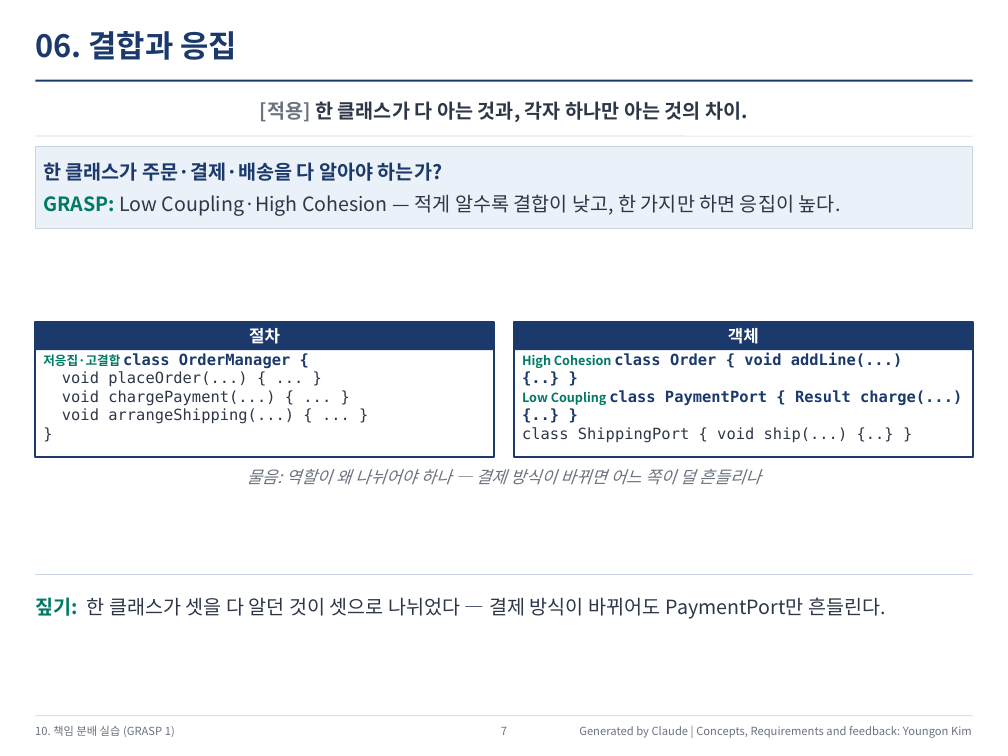
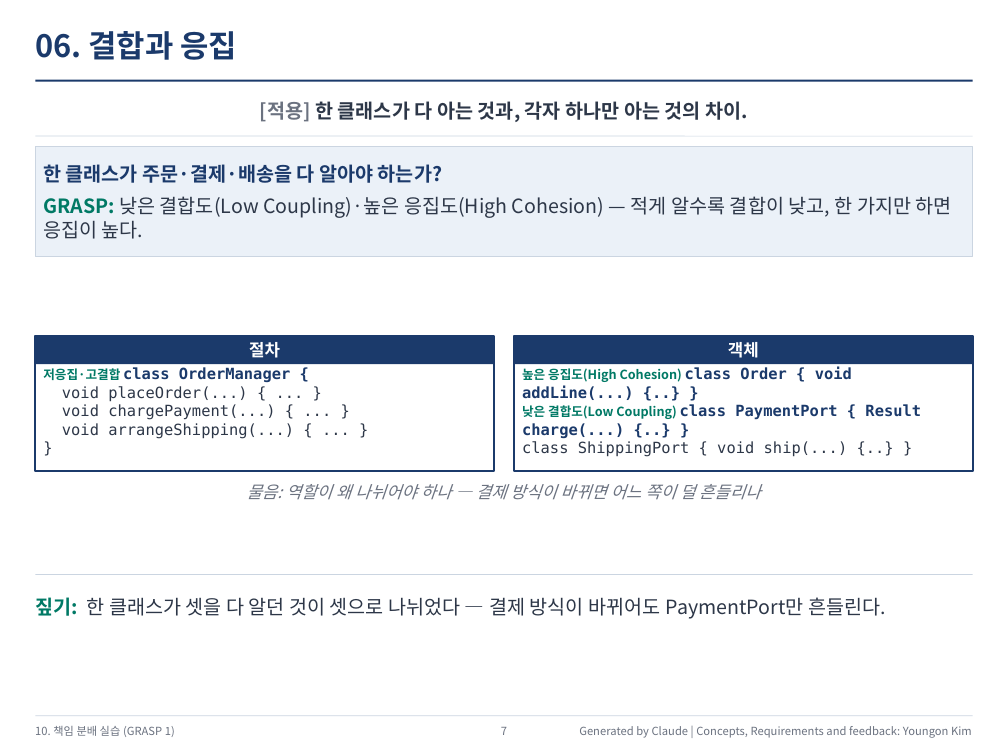
Before and after one commit to YoungSan77/TrainingMaterials, a slide deck: slide 7 of courses/ooad/out/Course_Session10_Output.pptx. Drawn at 1008x756 pixels with LibreOffice and Linux fonts; fonts in the diff are those of the drawing. Boxes give left, top, right and bottom in pixels: in the first picture for what was removed or moved away, otherwise in the second. Text is boxed around its words. In the diff, an @@ line names an element or a change of style, - is before the commit and + after.

```diff
--- a/courses/ooad/out/Course_Session10_Output.pptx
+++ b/courses/ooad/out/Course_Session10_Output.pptx
@@ rectangle "한 클래스가 주문·결제·배송을 다 알아야 ...": place and size @@
-rectangle "한 클래스가 주문·결제·배송을 다 알아야 ..." at (35,146,973,229)
+rectangle "한 클래스가 주문·결제·배송을 다 알아야 ..." at (35,146,973,257)
@@ text in rectangle at (43,196,952,239): text changed @@
-GRASP: Low Coupling·High Cohesion — 적게 알수록 결합이 낮고, 한 가지만 하면 응집이 높다.
+GRASP: 낮은 결합도(Low Coupling)·높은 응집도(High Cohesion) — 적게 알수록 결합이 낮고, 한 가지만 하면 응집이 높다.
@@ 4 rectangles, 3 texts: place and size @@
-4 rectangles, 3 texts at (35,322,973,485)
+4 rectangles, 3 texts at (35,336,973,500)
@@ text at (522,367,921,438): text changed @@
-High Cohesion class Order { void addLine(...) {..} }
-Low Coupling class PaymentPort { Result charge(...) {..} }
+높은 응집도(High Cohesion) class Order { void addLine(...) {..} }
+낮은 결합도(Low Coupling) class PaymentPort { Result charge(...) {..} }
```
Also in this commit, not shown: 6 other slides changed, 3 other files.
